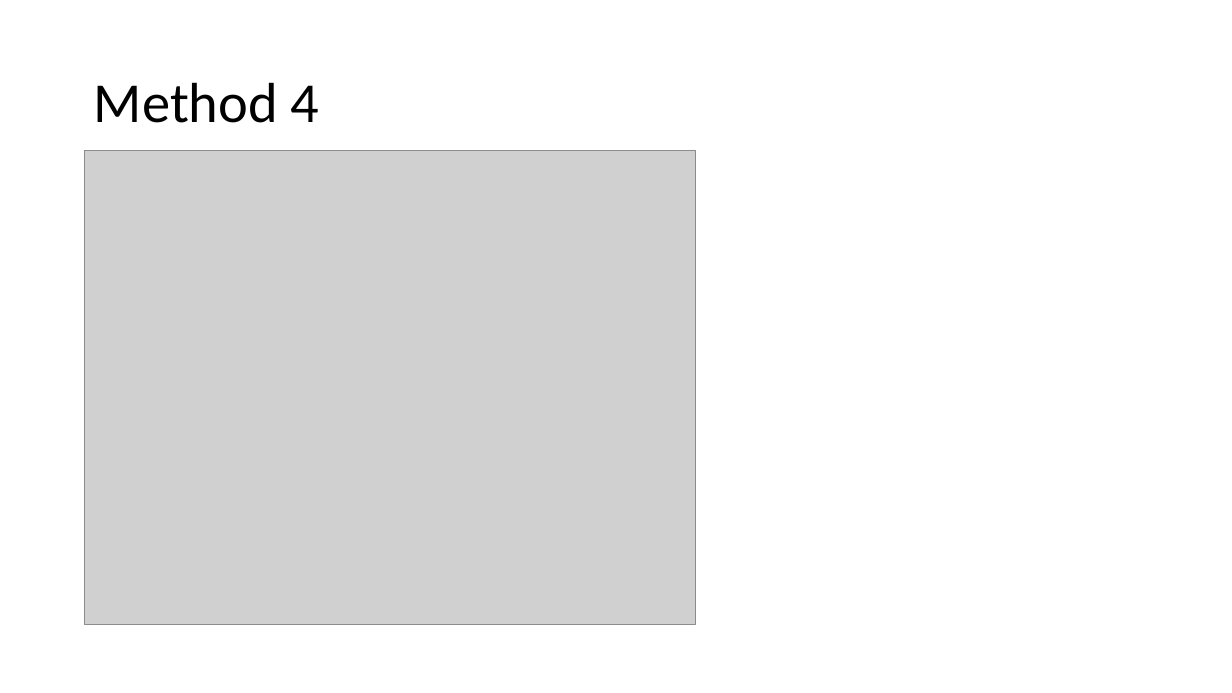
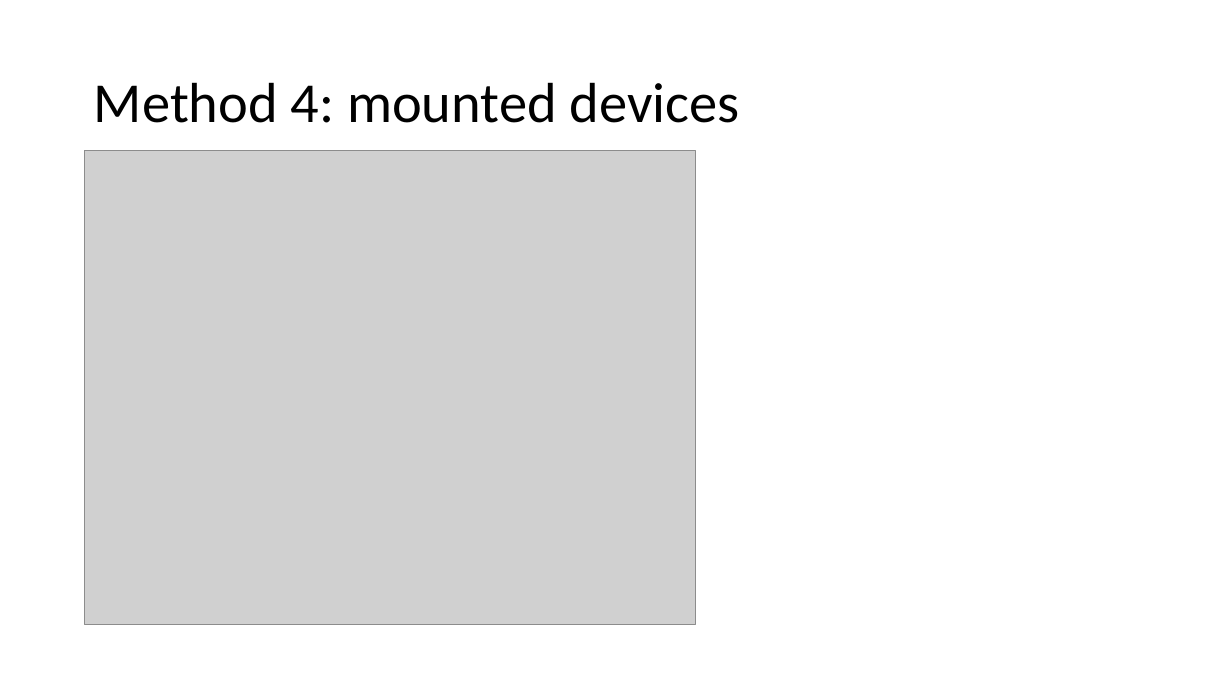
Before and after one commit to frankwxu/digital-forensics-lab, a slide deck: slide 9 of NIST_Data_Leakage_Case/NIST_Data_Leakage_06_Network_Shellbag_Jumplist.pptx (slide 6 before the commit). Drawn at 1232x693 pixels with LibreOffice and Linux fonts; fonts in the diff are those of the drawing; grey boxes stand for pictures; background and template pictures are left out. Boxes give left, top, right and bottom in pixels: in the first picture for what was removed or moved away, otherwise in the second. Text is boxed around its words. In the diff, an @@ line names an element or a change of style, - is before the commit and + after.

```diff
--- a/NIST_Data_Leakage_Case/NIST_Data_Leakage_06_Network_Shellbag_Jumplist.pptx
+++ b/NIST_Data_Leakage_Case/NIST_Data_Leakage_06_Network_Shellbag_Jumplist.pptx
@@ title at [94, 82, 740, 123]: text changed @@
-Method 4
+Method 4: mounted devices
```
Also in this commit, not shown: 9 other slides changed, 9 slides added, 1 slide removed, 1 other file.
